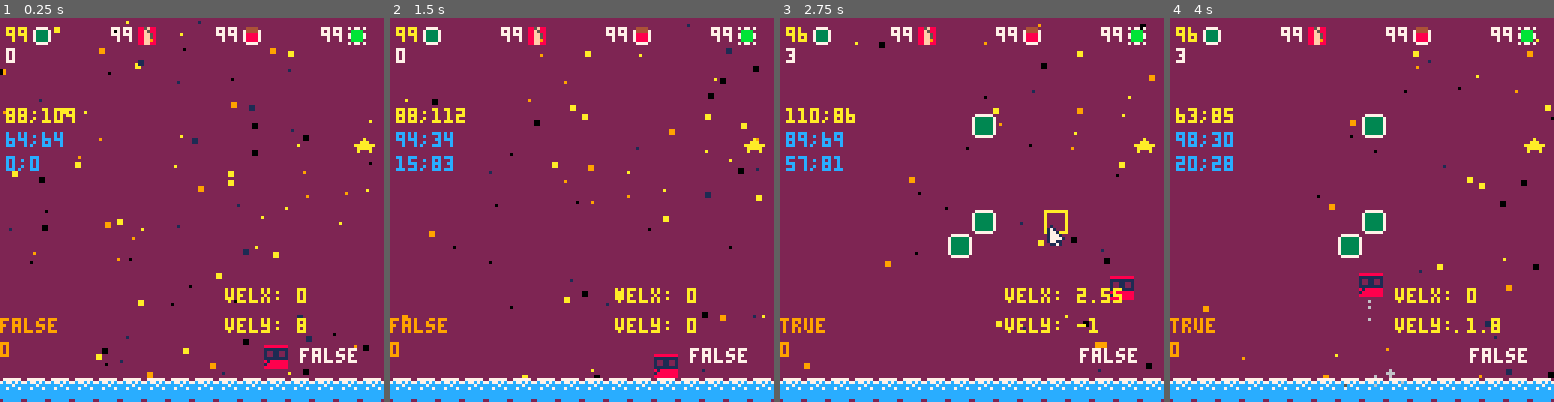
Above: before the commit, frames 1-4 (left to right).
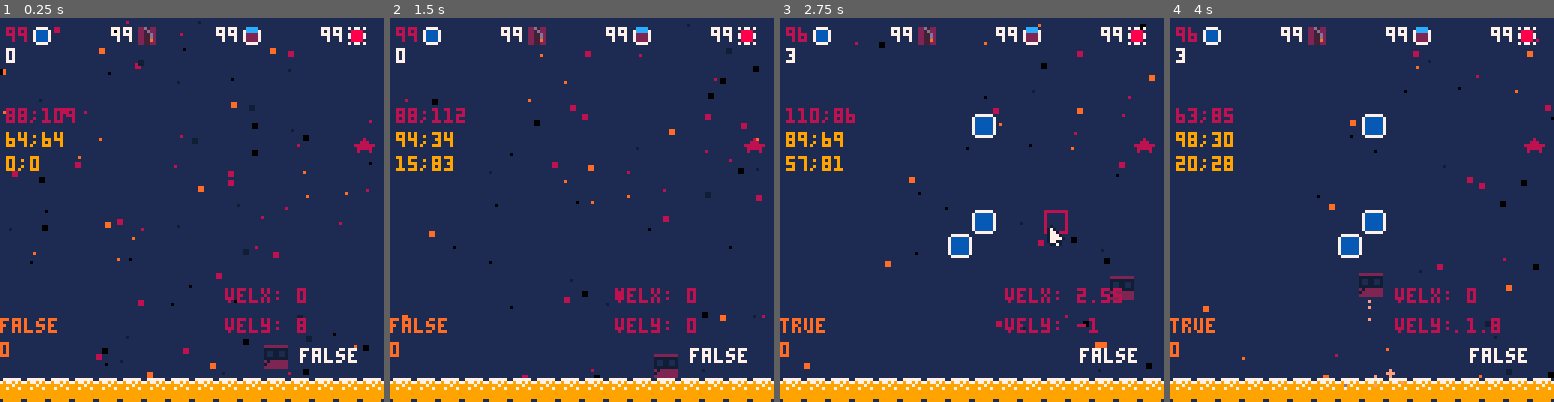
Above: after the commit, the same moments.

Repository: FlavioIero/PlatformMaker
Game: PICO-8 cartridge platformmaker.p8
Two runs of this game, one before a commit and one after it. Both use one fixed random seed, a clock stepped at 60 frames per second and the inputs below.
Inputs (mouse positions are in pixels of both pictures, inside the frame that each line leads up to):
- Up to frame 1 (0.25 s): no input
- Up to frame 2 (1.5 s): tap X (X key) at 0.33, 1.07 s; click (670, 121) at 0.67 s; tap O (Z key) at 0.7 s; click (436, 267) at 1.22 s
- Up to frame 3 (2.75 s): hold Right 1.6-2.1 s; tap O (Z key) at 1.7, 2.1, 2.5 s; click (887, 114) at 1.77 s; tap X (X key) at 1.85 s; hold Up 2.15-2.42 s; click (952, 259) at 2.32 s; hold Right from 2.47 s (still down)
- Up to frame 4 (4 s): click (1404, 106) at 2.87 s; tap O (Z key) at 2.9, 3.3, 3.7 s; tap X (X key) at 2.97 s; release Right at 3.03 s; hold Left 3.08-3.58 s; click (1465, 256) at 3.42 s; hold Down 3.63-3.97 s; click (1231, 102) at 3.97 s

The runs differ from the first frame. In frame 1, 97% of the frame differs, in the area x 0-100%, y 0-100%; in frame 2, 97%; in frame 3, 97%; in frame 4, 97%.

Commit message:
Update platformmaker.p8

Diff:
--- a/platformmaker.p8
+++ b/platformmaker.p8
@@ -53,16 +53,17 @@
 end
 
 function _init()
-	poke(0x5f2d,1)
-	poke(0x5f2e,1)
-	--pal({[0]=0,-15,1,-4,12,13,-1,7,2,-7,-8,8,9,-3,-2,-14},1)	reset_var()
+	poke(0x5f2d,1) -- mouse
+	-- color
+	--poke(0x5f2e,1)
+	pal({[0]=0,-15,1,-4,12,13,-1,7,2,-7,-8,8,9,-3,-2,-14},1)	reset_var()
+
 	reset_var()
 	--_update = update_menu
 	--_draw = draw_menu
 	_update = update_game
 	_draw = draw_game
 
-	-- debug
 	block_types = {
 		b_normal = b_normal,
 		b_slime 	= b_slime,
@@ -121,6 +122,20 @@
 		end
 	end
 
+	-- debug test
+	map()
+	tnts_ctr = tnts_container:new()
+	for tx=0,15 do
+		for ty=0,15 do
+			local tile = mget(tx,ty)
+
+			if tile == 139 then
+				tnts_ctr:add_tnt(tx*8,ty*8)
+				mset(tx,ty,0)
+			end
+		end
+	end
+
 end
 
 function update_menu()
@@ -160,6 +175,9 @@
 	bm:update()
 	pm:update()
 
+	-- test debug
+	tnts_ctr:update()
+
 	-- wind
 	wind += wind_dir*wind_vel
 	if abs(wind)>max_wind then
@@ -173,6 +191,9 @@
 	pm:draw(1)
 	map(0,0,0,0,16,16)
 	bm:draw()
+	-- test debug
+	tnts_ctr:draw()
+	-- end test
 	pm:draw(2)
 	p:draw()
 	print("★",118,40,10)
@@ -230,19 +251,18 @@
 -- w,h should be 7,7 for
 -- normal 8x8 sprites
 function collide_spr(x,y,w,h,f)
-	local tl = {x=x,y=y}
-	local br = {x=x+w,y=y+h}
-
-	local tx1 = flr(tl.x/8)
-	local ty1 = flr(tl.y/8)
-
-	local tx2 = flr(br.x/8)
-	local ty2 = flr(br.y/8)
-
-	return fget(mget(tx1,ty1),f)
-					or fget(mget(tx1,ty2),f)
-					or	fget(mget(tx2,ty1),f)
-					or	fget(mget(tx2,ty2),f)
+	-- top left tile
+	local x1 = x/8
+	local y1 = y/8
+
+	-- bottom right tile
+	local x2 = (x+w)/8
+	local y2 = (y+h)/8
+
+	return fget(mget(x1,y1),f)
+					or fget(mget(x1,y2),f)
+					or fget(mget(x2,y1),f)
+					or fget(mget(x2,y2),f)
 end
 
 -- other
@@ -1055,6 +1075,89 @@
 		add(self.parts[layer],p)
 	end,
 }
+-->8
+-- test --
+
+tnt = {
+	tile = 139,
+	sprt = 139,
+	x = 0,
+	y = 0,
+	max_vel = 20, -- max vel added to x and y
+	parts_n = 30,
+
+	new = function(self,tbl)
+		tbl = tbl or {}
+		setmetatable(tbl,{__index=self})
+		return tbl
+	end,
+
+	update = function(self)
+		if self.sprt == self.tile then
+			if collide_rect(self.x,self.y,8,8,p.x,p.y,8,8) then
+				local diffx = p.x-self.x
+				local diffy = p.y-self.y
+				p.vel_x = diffx/8*self.max_vel
+				p.vel_y = diffy/8*self.max_vel
+				for i=1,self.parts_n do
+					pm:add_particle(particle:new({
+						x = self.x+4,
+						y = self.y+4,
+						l = 20+rnd(10),
+						r = rnd(2),
+						minvelx = 0.5,
+						minvely = 0.5,
+						col = rnd({9,10}),
+						velx = rnd(5)-rnd(5),
+						vely = rnd(1)-rnd(5),
+						weight = 0.4,
+					}),3)
+				end
+				self.sprt = 0
+				sfx(0)
+			end
+		end
+	end,
+
+	draw = function(self)
+		spr(self.sprt,self.x,self.y)
+		--spr(135,self.x+8,self.y)
+		print(collide_rect(self.x,self.y,8,8,p.x,p.y,8,8),3,60,7)
+		--rectfill(self.x,self.y,self.x+7,self.y+7,7)
+	end,
+}
+
+
+tnts_container = {
+	tnts = {},
+
+	new = function(self)
+		local tbl = {}
+		setmetatable(tbl,{__index=self})
+		self:reset_tnts()
+		return tbl
+	end,
+
+	reset_tnts = function(self)
+		self.tnts = {}
+	end,
+
+	add_tnt = function(self,x,y)
+		add(self.tnts,tnt:new({x=x,y=y}))
+	end,
+
+	update = function(self)
+		for t in all(self.tnts) do
+			t:update()
+		end
+	end,
+
+	draw = function(self)
+		for t in all(self.tnts) do
+			t:draw()
+		end
+	end,
+}
 __gfx__
 0000000088888888bbbbbbbbcccccccc0000000008888880000000000bbbbbb0000000000cccccc0eeeeeeee000000000eeeeee0000000000000000000000000
 000000001111111111111111111111118888888801111110bbbbbbbb01111110cccccccc0111111011111111eeeeeeee01111110000000000000000000000000
@@ -1260,7 +1363,7 @@
 
 __gff__
 0002020202020202020202020200000000000000000000000000000000000000000000000000000000000000000000000000000000000000000000000000000001000000000000000000000000000000000000000000000000000000000000000000000000000000000000000000000000000000000000000000000000000000
-0000000000000000000000000000000000000000000000000000000000000000000000000000000000000000000000000000000000000000000000000000000000000000000000000000000000000000000000000000000000000000000000000000000000000000000000000000000000000000000000000000000000000000
+0000000000000000000000800000000000000000000000000000000000000000000000000000000000000000000000000000000000000000000000000000000000000000000000000000000000000000000000000000000000000000000000000000000000000000000000000000000000000000000000000000000000000000
 __map__
 0000000000000000000000000000000000000000000000000000000000000000000000000000000000000000000000000000000000000000000000000000000000000000000000000000000000000000000000000000000000000000000000000000000000000000000000000000000000000000000000000000000000000000
 0000000000000000000000000000000000000000000000000000000000000000000000000000000000000000000000000000000000000000000000000000000000000000000000000000000000000000000000000000000000000000000000000000000000000000000000000000000000000000000000000000000000000000
@@ -1272,11 +1375,11 @@
 0000000000000000000000000000000000000000000000000000000000000000000000000000000000000000000000000000000000000000000000000000000000000000000000000000000000000000000000000000000000000000000000000000000000000000000000000000000000000000000000000000000000000000
 0000000000000000000000000000000000000000000000000000000000000000000000000000000000000000000000000000000000000000000000000000000000000000000000000000000000000000000000000000000000000000000000000000000000000000000000000000000000000000000000000000000000000000
 0000000000000000000000000000000000000000000000000000000000000000000000000000000000000000000000000000000000000000000000000000000000000000000000000000000000000000000000000000000000000000000000000000000000000000000000000000000000000000000000000000000000000000
-0000000000000000000013131313131340404040400000400000404040404000000000000000000000000000000000000000000000000000000000000000000000000000000000000000000000000000000000000000000000000000000000000000000000000000000000000000000000000000000000000000000000000000
-4141410000000000000000000000000040000000400000000000400000004000000000000000000000000000000000000000000000000000000000000000000000000000000000000000000000000000000000000000000000000000000000000000000000000000000000000000000000000000000000000000000000000000
-4100414141414141410000000000000040000000400000000000400000004000000000000000000000000000000000000000000000000000000000000000000000000000000000000000000000000000000000000000000000000000000000000000000000000000000000000000000000000000000000000000000000000000
-4141414141410000000000000000000040000000400000000000400000004000000000000000000000000000000000000000000000000000000000000000000000000000000000000000000000000000000000000000000000000000000000000000000000000000000000000000000000000000000000000000000000000000
-4141414141414141414141414141410040000000400000000000400000004000000000000000000000000000000000000000000000000000000000000000000000000000000000000000000000000000000000000000000000000000000000000000000000000000000000000000000000000000000000000000000000000000
+0000000000000000000000000000000040404040400000400000404040404000000000000000000000000000000000000000000000000000000000000000000000000000000000000000000000000000000000000000000000000000000000000000000000000000000000000000000000000000000000000000000000000000
+0000000000000000000000000000000040000000400000000000400000004000000000000000000000000000000000000000000000000000000000000000000000000000000000000000000000000000000000000000000000000000000000000000000000000000000000000000000000000000000000000000000000000000
+0000000000000000000000000000000040000000400000000000400000004000000000000000000000000000000000000000000000000000000000000000000000000000000000000000000000000000000000000000000000000000000000000000000000000000000000000000000000000000000000000000000000000000
+0000000000000000000000000000000040000000400000000000400000004000000000000000000000000000000000000000000000000000000000000000000000000000000000000000000000000000000000000000000000000000000000000000000000000000000000000000000000000000000000000000000000000000
+0000000000000000000000000000000040000000400000000000400000004000000000000000000000000000000000000000000000000000000000000000000000000000000000000000000000000000000000000000000000000000000000000000000000000000000000000000000000000000000000000000000000000000
 4040404040404040404040404040404040404040404040404040404040404000000000000000000000000000000000000000000000000000000000000000000000000000000000000000000000000000000000000000000000000000000000000000000000000000000000000000000000000000000000000000000000000000
 
 
